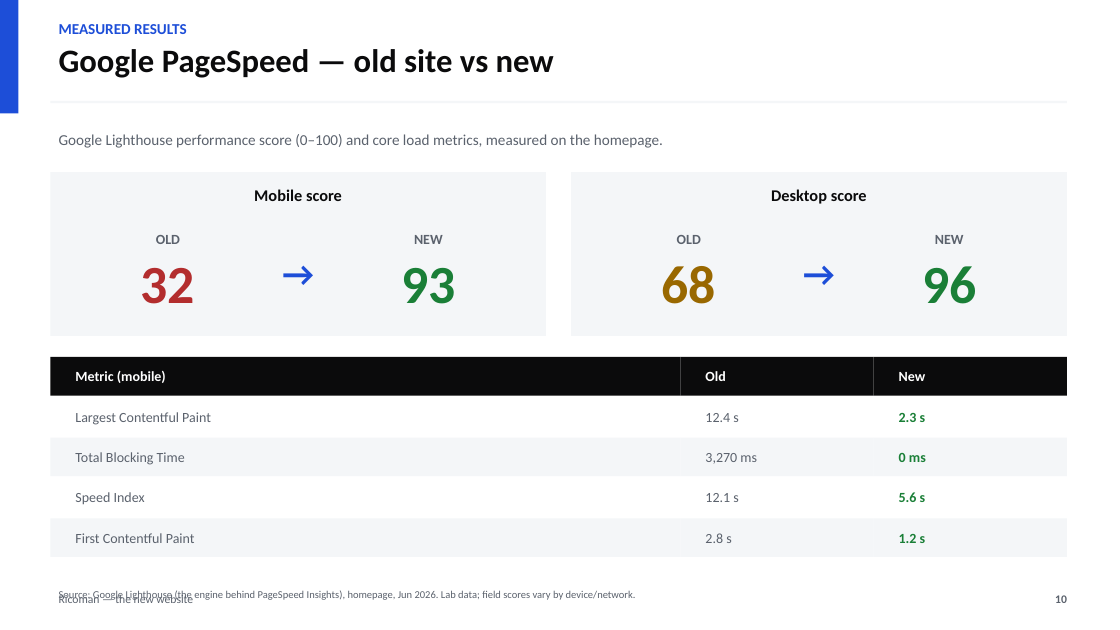
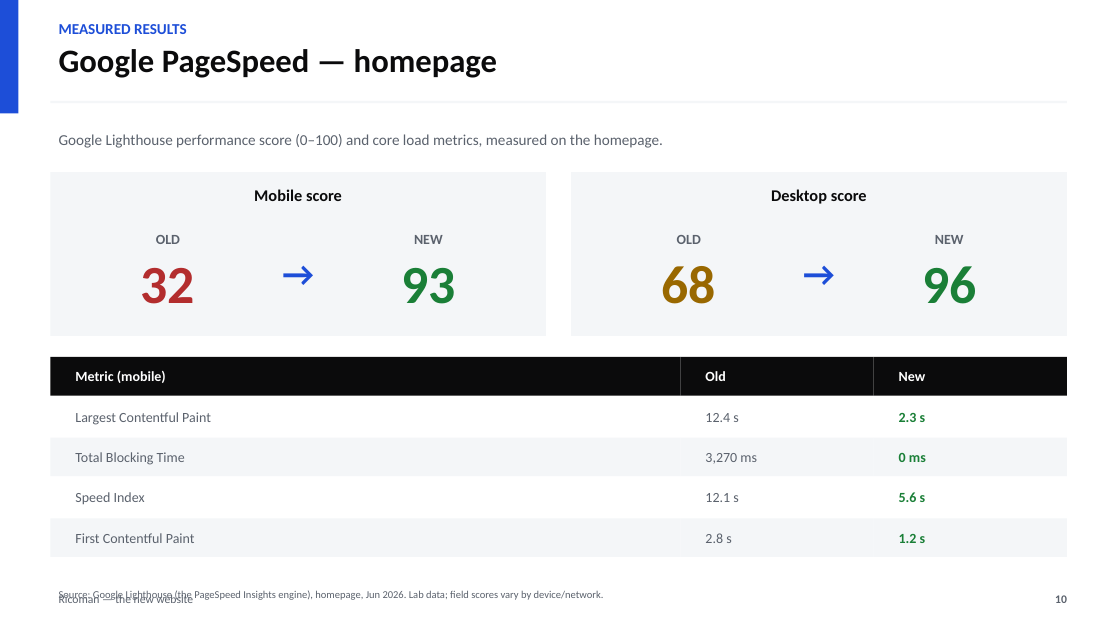
Before and after one commit to rgreen-ops/revise, a slide deck: slide 10 of docs/Ricoman-New-Website.pptx. Drawn at 1120x630 pixels with LibreOffice and Linux fonts; fonts in the diff are those of the drawing. Boxes give left, top, right and bottom in pixels: in the first picture for what was removed or moved away, otherwise in the second. Text is boxed around its words. In the diff, an @@ line names an element or a change of style, - is before the commit and + after.

```diff
--- a/docs/Ricoman-New-Website.pptx
+++ b/docs/Ricoman-New-Website.pptx
@@ text at (59, 49, 497, 78): text changed @@
-Google PageSpeed — old site vs new
+Google PageSpeed — homepage
@@ text at (59, 590, 604, 601): text changed @@
-Source: Google Lighthouse (the engine behind PageSpeed Insights), homepage, Jun 2026. Lab data; field scores vary by device/network.
+Source: Google Lighthouse (the PageSpeed Insights engine), homepage, Jun 2026. Lab data; field scores vary by device/network.
```
Also in this commit, not shown: 3 other slides changed, 2 slides added, 5 other files.
